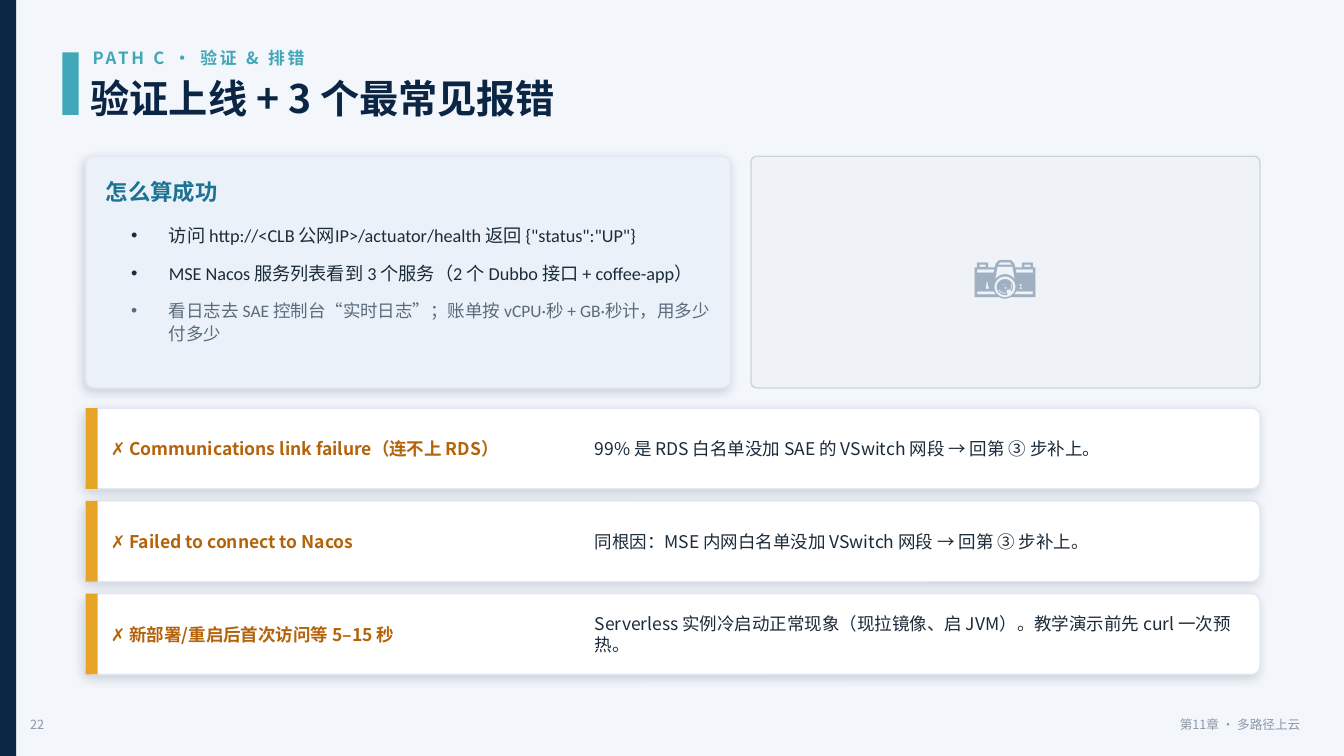
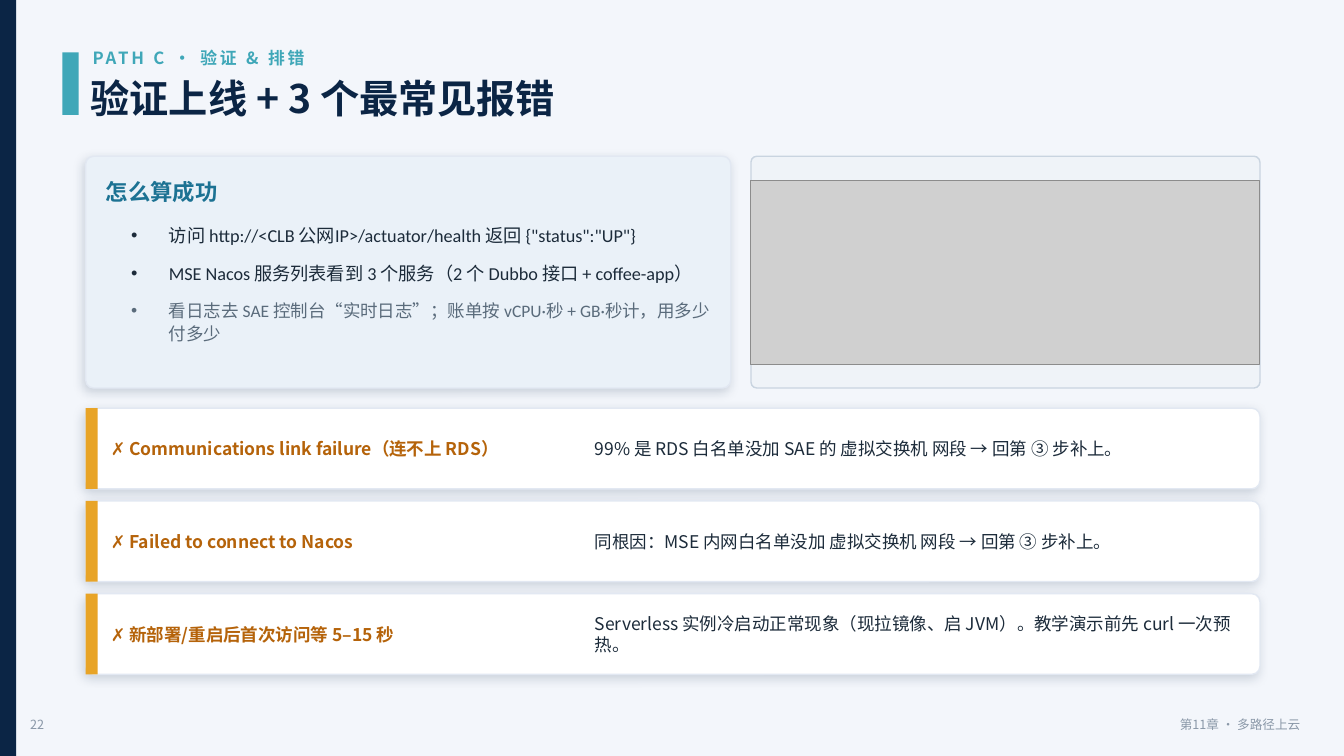
Before and after one commit to coffeeliuwei/cloudnativeapp, a slide deck: slide 23 of deck/第11章-上云部署-课件.pptx. Drawn at 1344x756 pixels with LibreOffice and Linux fonts; fonts in the diff are those of the drawing; grey boxes stand for pictures. Boxes give left, top, right and bottom in pixels: in the first picture for what was removed or moved away, otherwise in the second. Text is boxed around its words. In the diff, an @@ line names an element or a change of style, - is before the commit and + after.

```diff
--- a/deck/第11章-上云部署-课件.pptx
+++ b/deck/第11章-上云部署-课件.pptx
@@ text removed at (x1=751, y1=156, x2=1260, y2=388) @@
-📷
@@ picture added at (x1=751, y1=180, x2=1260, y2=365) @@
@@ text at (x1=595, y1=440, x2=1123, y2=457): text changed @@
-99% 是 RDS 白名单没加 SAE 的 VSwitch 网段 → 回第 ③ 步补上。
+99% 是 RDS 白名单没加 SAE 的 虚拟交换机 网段 → 回第 ③ 步补上。
@@ text at (x1=595, y1=533, x2=1111, y2=550): text changed @@
-同根因：MSE 内网白名单没加 VSwitch 网段 → 回第 ③ 步补上。
+同根因：MSE 内网白名单没加 虚拟交换机 网段 → 回第 ③ 步补上。
```
Also in this commit, not shown: 16 other slides changed, 3 other files.
